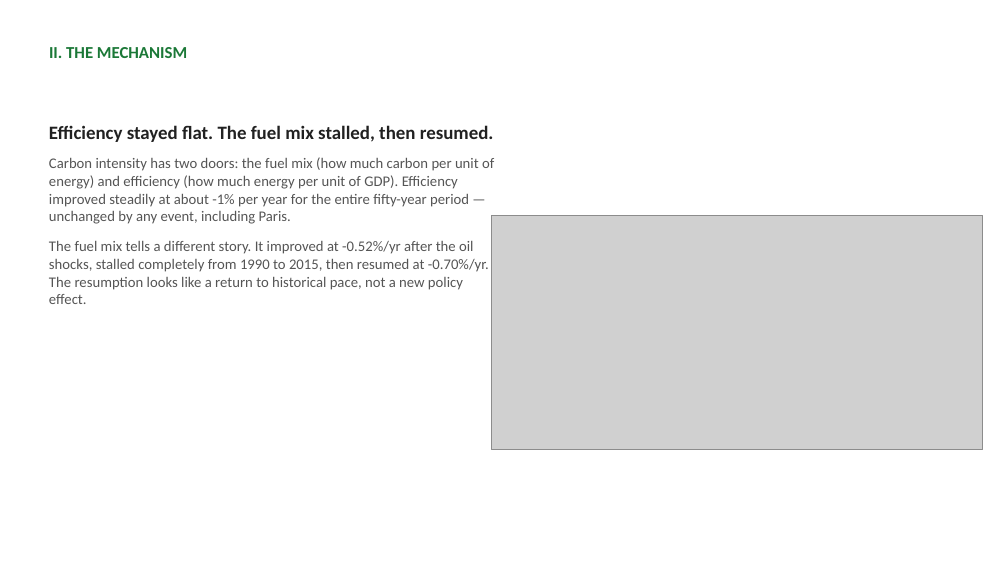
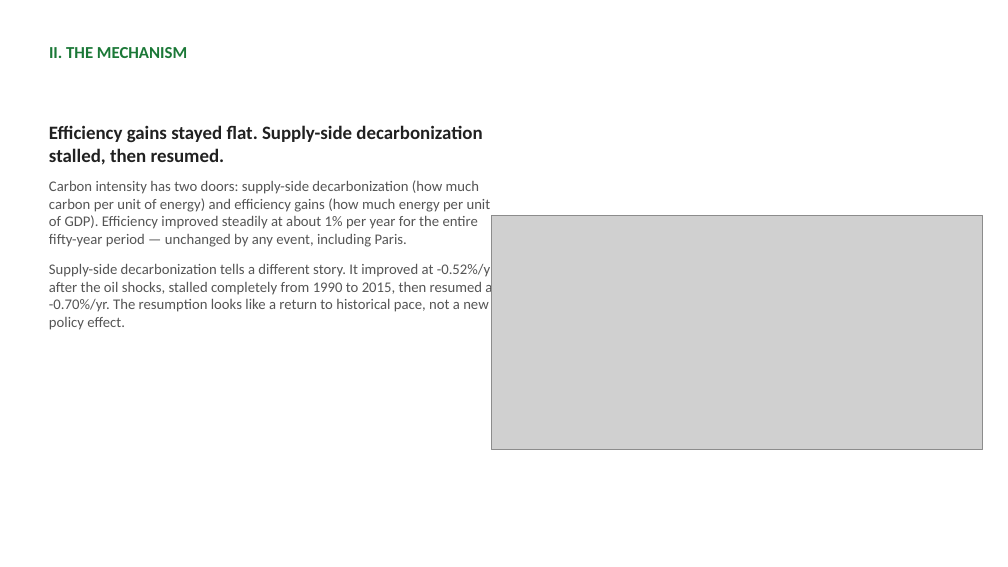
Before and after one commit to cwejnert/HDI-Happiness, a slide deck: slide 8 of carbon_breakpoints_takeaway_figures/paris_at_ten_narrative_deck.pptx. Drawn at 1008x567 pixels with LibreOffice and Linux fonts; fonts in the diff are those of the drawing; grey boxes stand for pictures. Boxes give left, top, right and bottom in pixels: in the first picture for what was removed or moved away, otherwise in the second. Text is boxed around its words. In the diff, an @@ line names an element or a change of style, - is before the commit and + after.

```diff
--- a/carbon_breakpoints_takeaway_figures/paris_at_ten_narrative_deck.pptx
+++ b/carbon_breakpoints_takeaway_figures/paris_at_ten_narrative_deck.pptx
@@ text at <box>49,125,497,330</box>: text changed @@
-Efficiency stayed flat. The fuel mix stalled, then resumed.
-Carbon intensity has two doors: the fuel mix (how much carbon per unit of energy) and efficiency (how much energy per unit of GDP). Efficiency improved steadily at about -1% per year for the entire fifty-year period — unchanged by any event, including Paris.
-The fuel mix tells a different story. It improved at -0.52%/yr after the oil shocks, stalled completely from 1990 to 2015, then resumed at -0.70%/yr. The resumption looks like a return to historical pace, not a new policy effect.
+Efficiency gains stayed flat. Supply-side decarbonization stalled, then resumed.
+Carbon intensity has two doors: supply-side decarbonization (how much carbon per unit of energy) and efficiency gains (how much energy per unit of GDP). Efficiency improved steadily at about 1% per year for the entire fifty-year period — unchanged by any event, including Paris.
+Supply-side decarbonization tells a different story. It improved at -0.52%/yr after the oil shocks, stalled completely from 1990 to 2015, then resumed at -0.70%/yr. The resumption looks like a return to historical pace, not a new policy effect.
```
Also in this commit, not shown: 3 other slides changed, 2 other files.
